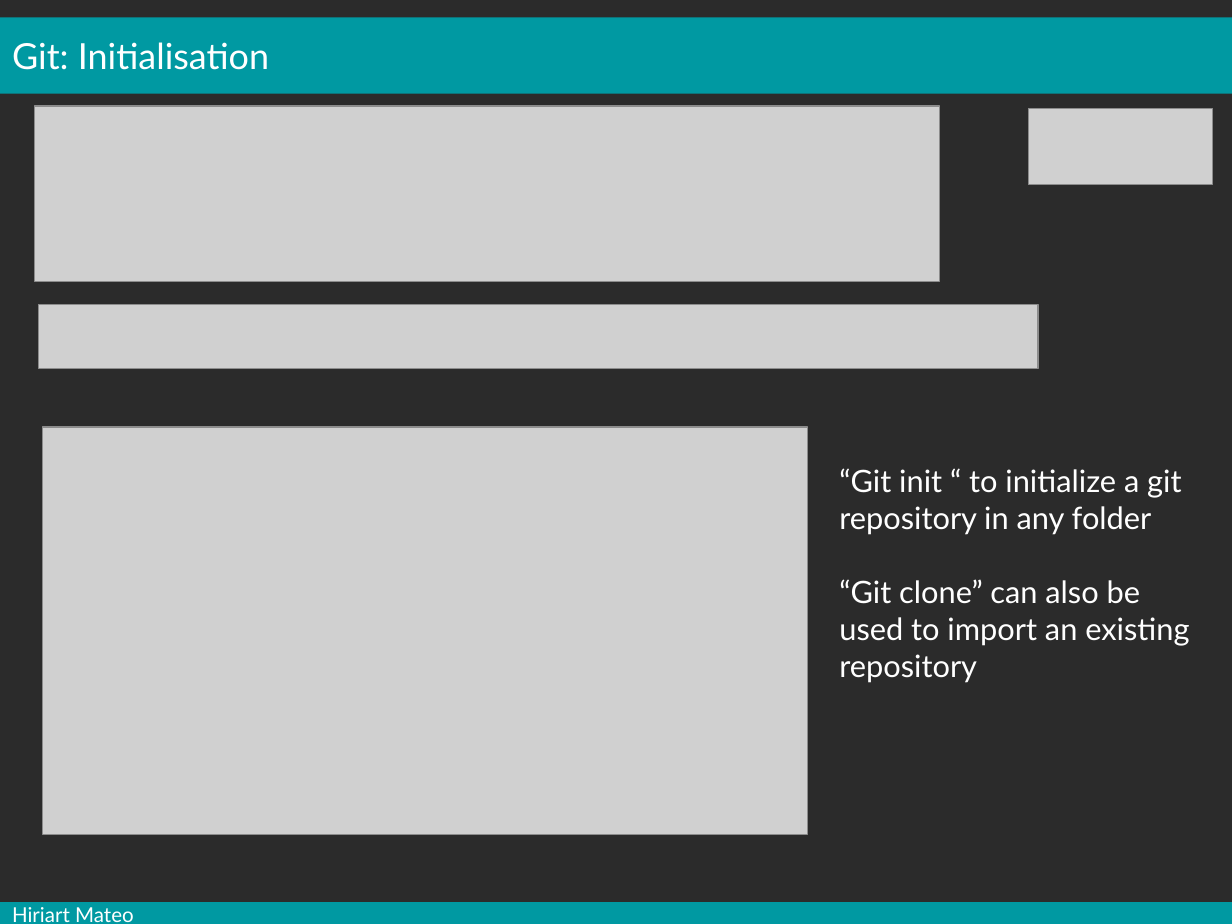
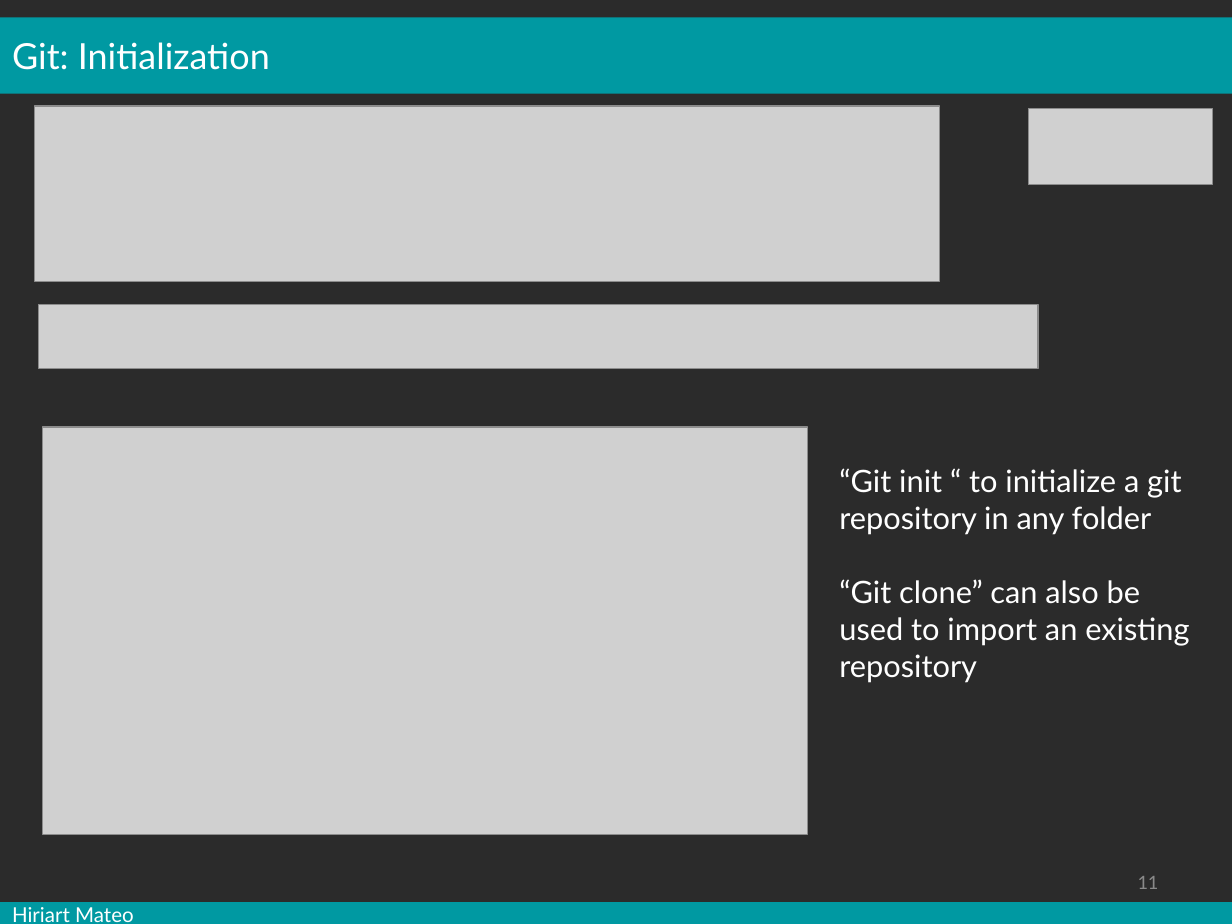
Before and after one commit to mesocentre-clermont-auvergne/formation_fair, a slide deck: slide 11 of fair_versionnage/versionnage_cours/cours.odp. Drawn at 1232x924 pixels with LibreOffice and Linux fonts; fonts in the diff are those of the drawing; grey boxes stand for pictures; background and template pictures are left out; a plain dark background stands for a picture behind light text. Boxes give left, top, right and bottom in pixels: in the first picture for what was removed or moved away, otherwise in the second. Text is boxed around its words. In the diff, an @@ line names an element or a change of style, - is before the commit and + after.

```diff
--- a/fair_versionnage/versionnage_cours/cours.odp
+++ b/fair_versionnage/versionnage_cours/cours.odp
@@ text in rectangle at bbox=[12, 42, 270, 70]: text changed @@
-Git: Initialisation
+Git: Initialization
@@ page number added at bbox=[1137, 876, 1158, 889], 12 pt, text #898989 @@
+11
```
Also in this commit, not shown: 32 other slides changed, 1 other file.
